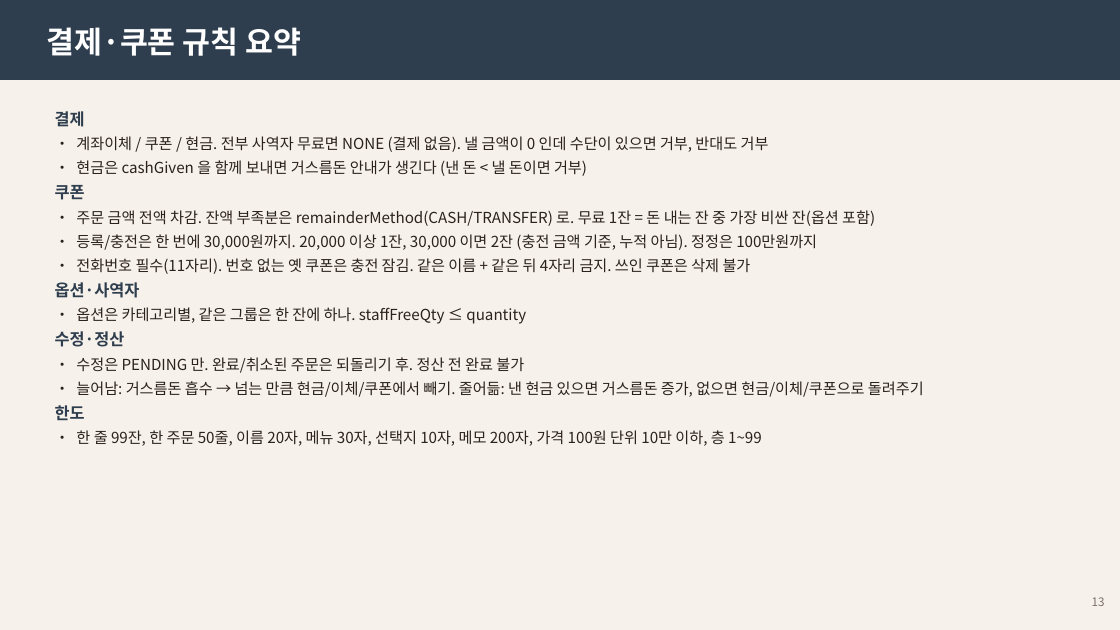
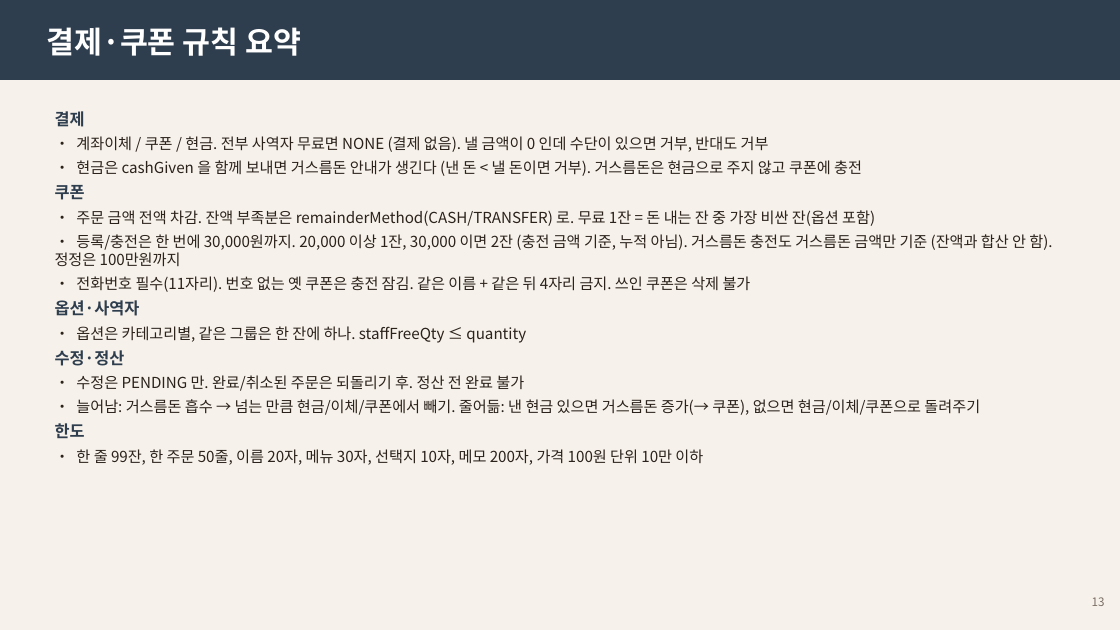
Before and after one commit to Danjjinbibbang/shine_kiosk, a slide deck: slide 13 of docs/manual/열린카페-운영자매뉴얼.pptx. Drawn at 1120x630 pixels with LibreOffice and Linux fonts; fonts in the diff are those of the drawing. Boxes give left, top, right and bottom in pixels: in the first picture for what was removed or moved away, otherwise in the second. Text is boxed around its words. In the diff, an @@ line names an element or a change of style, - is before the commit and + after.

```diff
--- a/docs/manual/열린카페-운영자매뉴얼.pptx
+++ b/docs/manual/열린카페-운영자매뉴얼.pptx
@@ text at [76, 160, 862, 176]: text changed @@
-• 현금은 cashGiven 을 함께 보내면 거스름돈 안내가 생긴다 (낸 돈 < 낼 돈이면 거부)
+• 현금은 cashGiven 을 함께 보내면 거스름돈 안내가 생긴다 (낸 돈 < 낼 돈이면 거부). 거스름돈은 현금으로 주지 않고 쿠폰에 충전
@@ text at [55, 234, 1052, 266]: text changed @@
-• 등록/충전은 한 번에 30,000원까지. 20,000 이상 1잔, 30,000 이면 2잔 (충전 금액 기준, 누적 아님). 정정은 100만원까지
+• 등록/충전은 한 번에 30,000원까지. 20,000 이상 1잔, 30,000 이면 2잔 (충전 금액 기준, 누적 아님). 거스름돈 충전도 거스름돈 금액만 기준 (잔액과 합산 안 함). 정정은 100만원까지
@@ text at [76, 399, 980, 415]: text changed @@
-• 늘어남: 거스름돈 흡수 → 넘는 만큼 현금/이체/쿠폰에서 빼기. 줄어듦: 낸 현금 있으면 거스름돈 증가, 없으면 현금/이체/쿠폰으로 돌려주기
+• 늘어남: 거스름돈 흡수 → 넘는 만큼 현금/이체/쿠폰에서 빼기. 줄어듦: 낸 현금 있으면 거스름돈 증가(→ 쿠폰), 없으면 현금/이체/쿠폰으로 돌려주기
@@ text at [76, 449, 703, 465]: text changed @@
-• 한 줄 99잔, 한 주문 50줄, 이름 20자, 메뉴 30자, 선택지 10자, 메모 200자, 가격 100원 단위 10만 이하, 층 1~99
+• 한 줄 99잔, 한 주문 50줄, 이름 20자, 메뉴 30자, 선택지 10자, 메모 200자, 가격 100원 단위 10만 이하
```
Also in this commit, not shown: 7 other slides changed, 43 other files.
